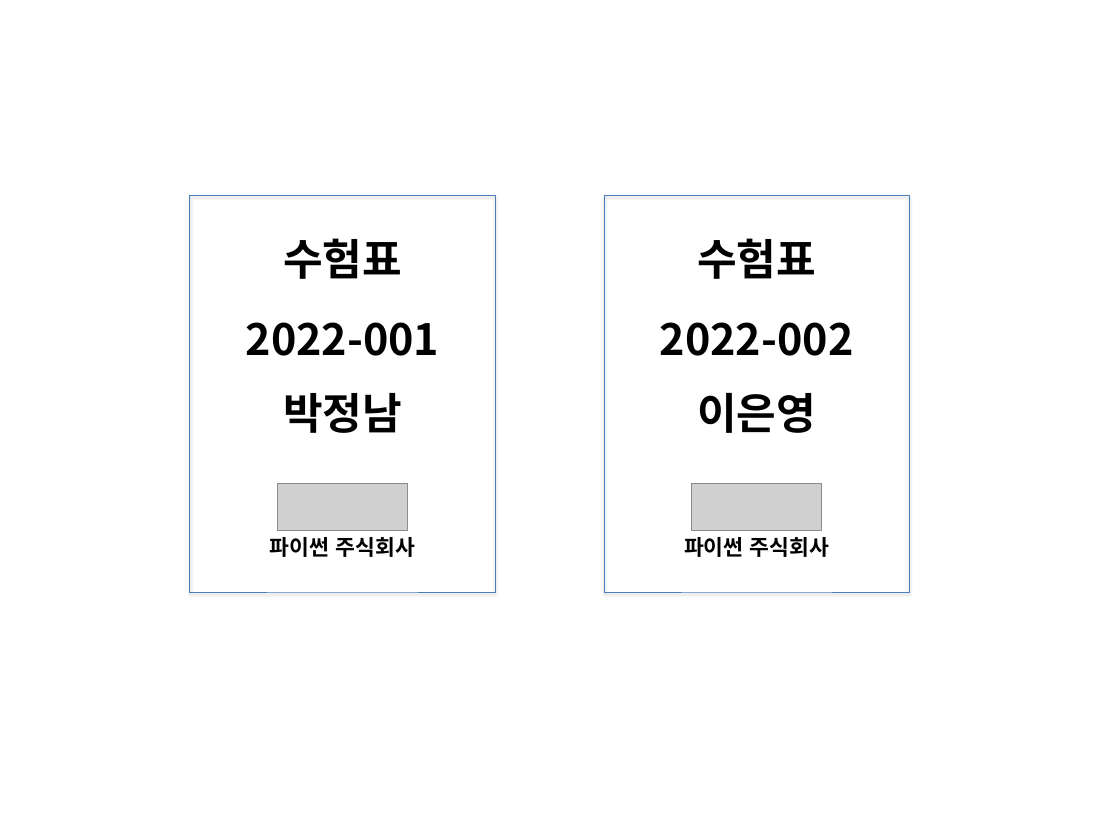
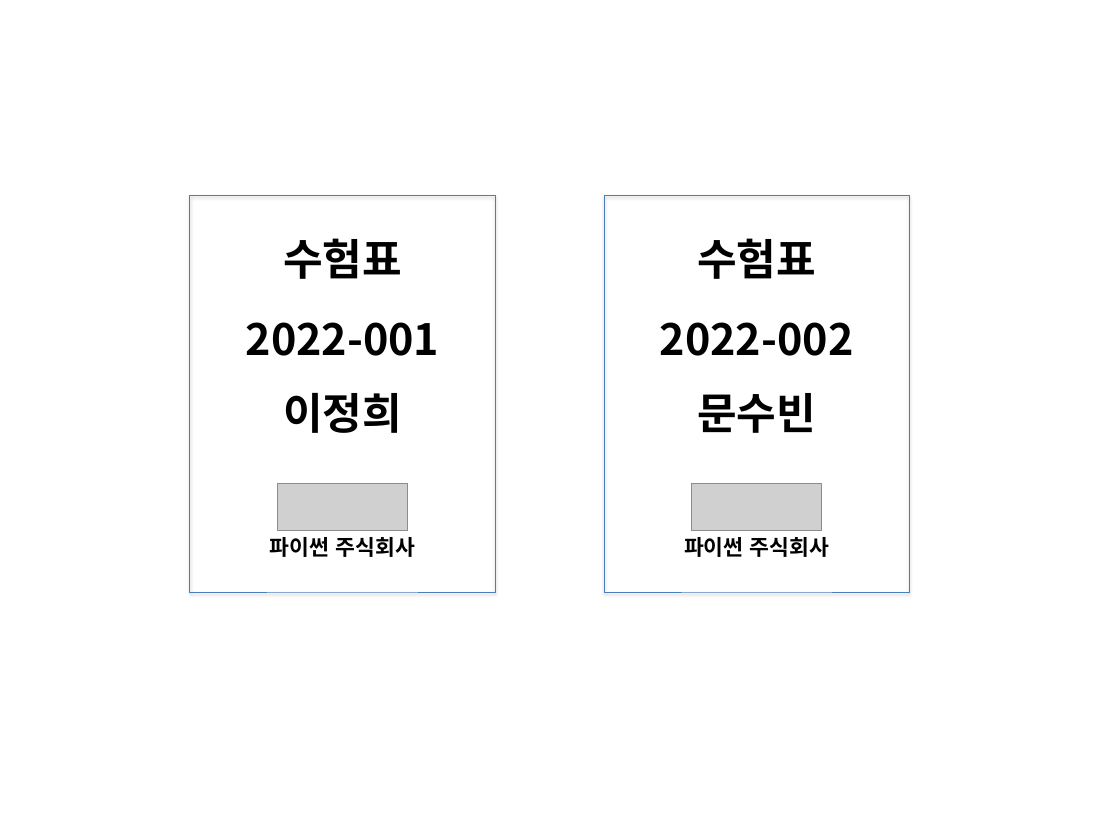
Before and after one commit to devsunset/python-study, a slide deck: slide 2 of examples/source2/5.면접 수험표 만들기/수험표_결과.pptx. Drawn at 1120x840 pixels with LibreOffice and Linux fonts; fonts in the diff are those of the drawing; grey boxes stand for pictures. Boxes give left, top, right and bottom in pixels: in the first picture for what was removed or moved away, otherwise in the second. Text is boxed around its words. In the diff, an @@ line names an element or a change of style, - is before the commit and + after.

```diff
--- a/examples/source2/5.면접 수험표 만들기/수험표_결과.pptx
+++ b/examples/source2/5.면접 수험표 만들기/수험표_결과.pptx
@@ text at [283, 393, 402, 433]: text changed @@
-박정남
+이정희
@@ text at [697, 393, 816, 433]: text changed @@
-이은영
+문수빈
```
Also in this commit, not shown: 4 other slides changed, 1 other file.
